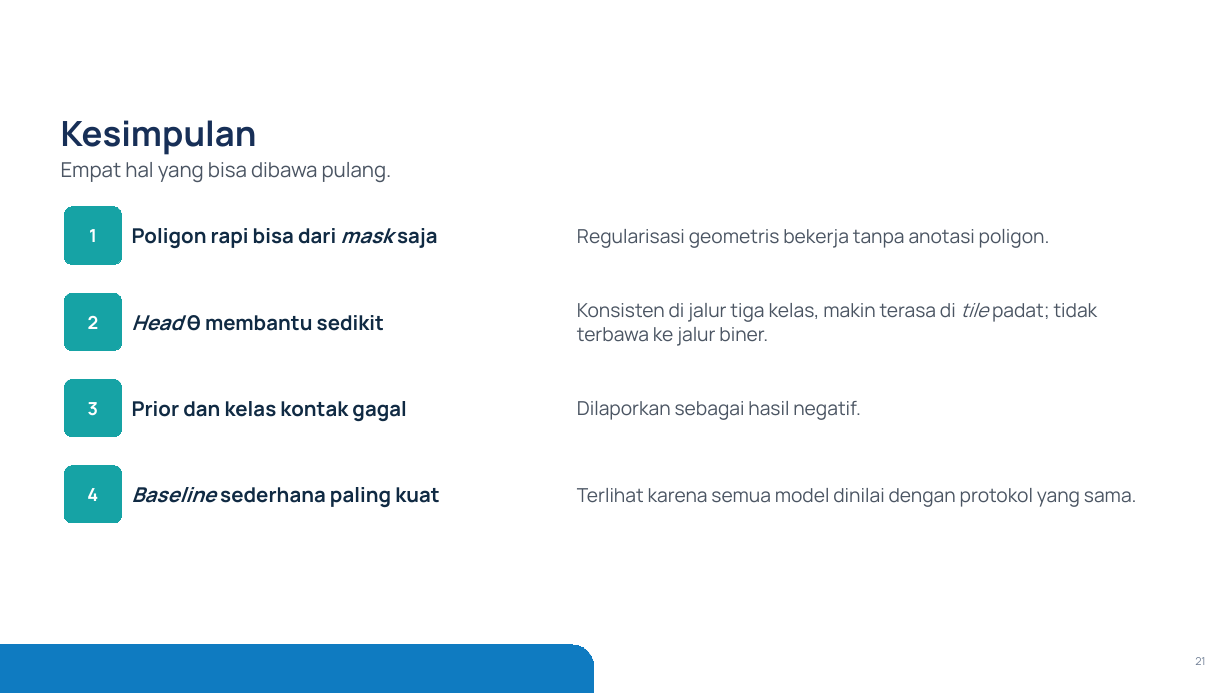
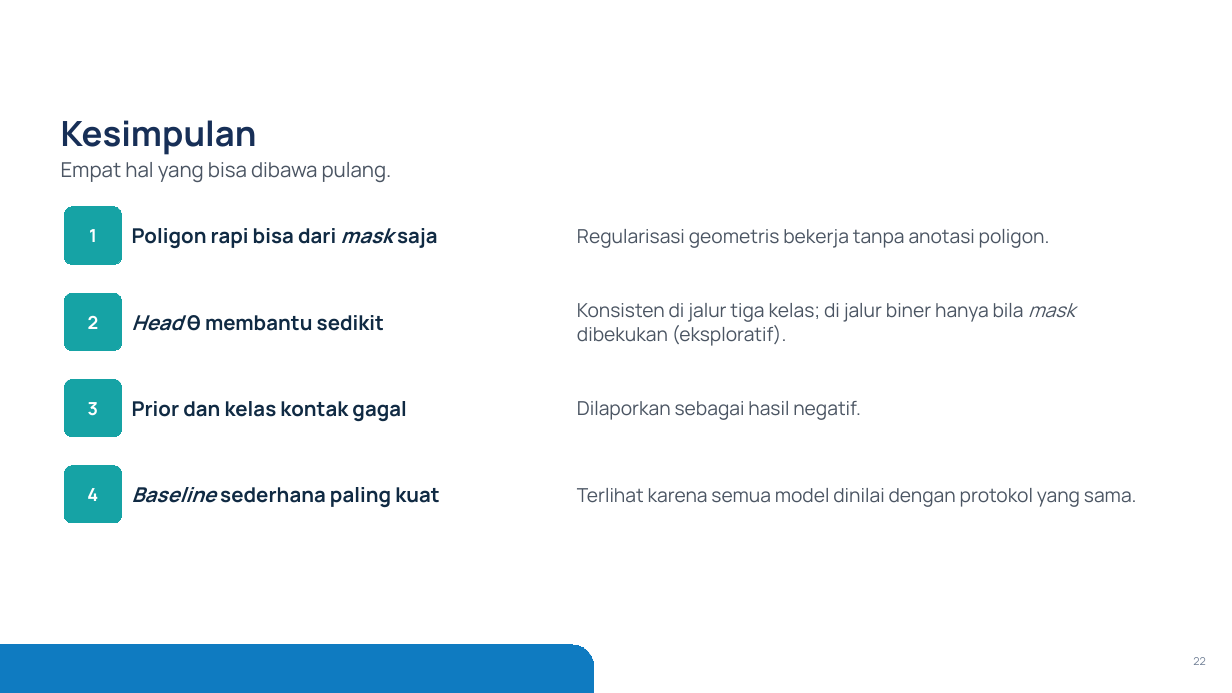
Before and after one commit to mahathirmuh/building-footprint-extraction, a slide deck: slide 22 of slides/densepoly.pptx (slide 21 before the commit). Drawn at 1232x693 pixels with LibreOffice and Linux fonts; fonts in the diff are those of the drawing; background and template pictures are left out. Boxes give left, top, right and bottom in pixels: in the first picture for what was removed or moved away, otherwise in the second. Text is boxed around its words. In the diff, an @@ line names an element or a change of style, - is before the commit and + after.

```diff
--- a/slides/densepoly.pptx
+++ b/slides/densepoly.pptx
@@ text at bbox=[577, 303, 1075, 346]: text changed @@
-Konsisten di jalur tiga kelas, makin terasa di tile padat; tidak terbawa ke jalur biner.
+Konsisten di jalur tiga kelas; di jalur biner hanya bila mask dibekukan (eksploratif).
@@ page number at bbox=[1193, 657, 1205, 665]: text changed @@
-21
+22
```
Also in this commit, not shown: 4 other slides changed, 1 slide added, 7 other files.
